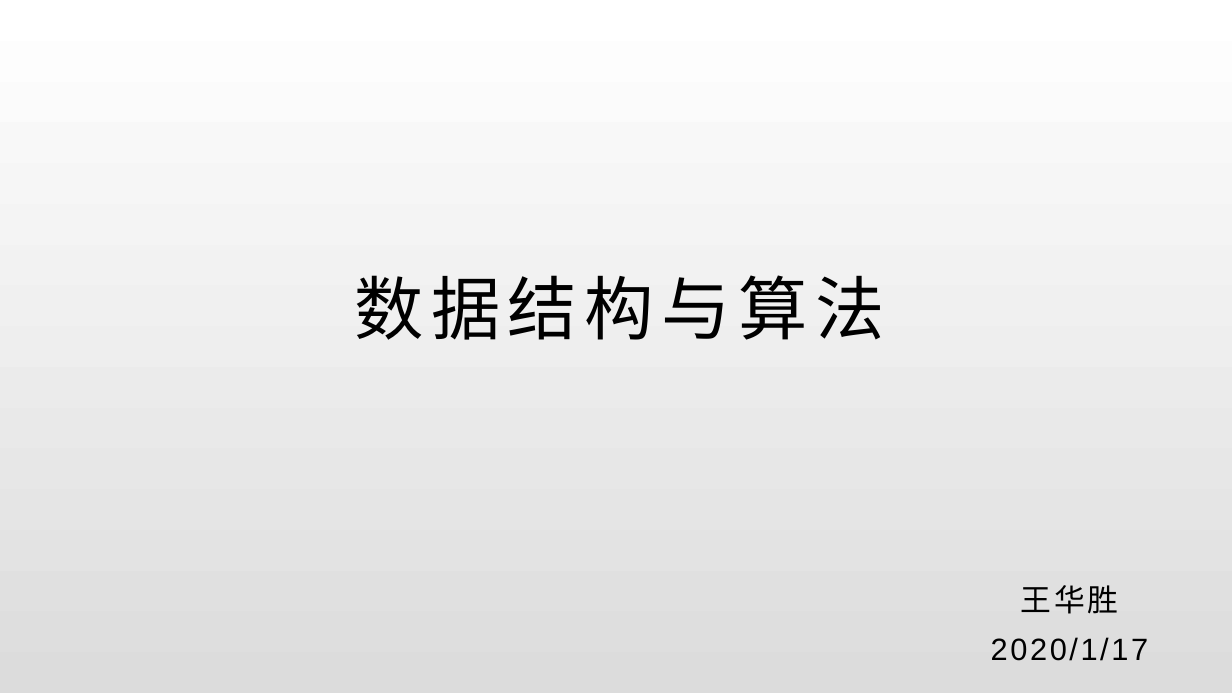
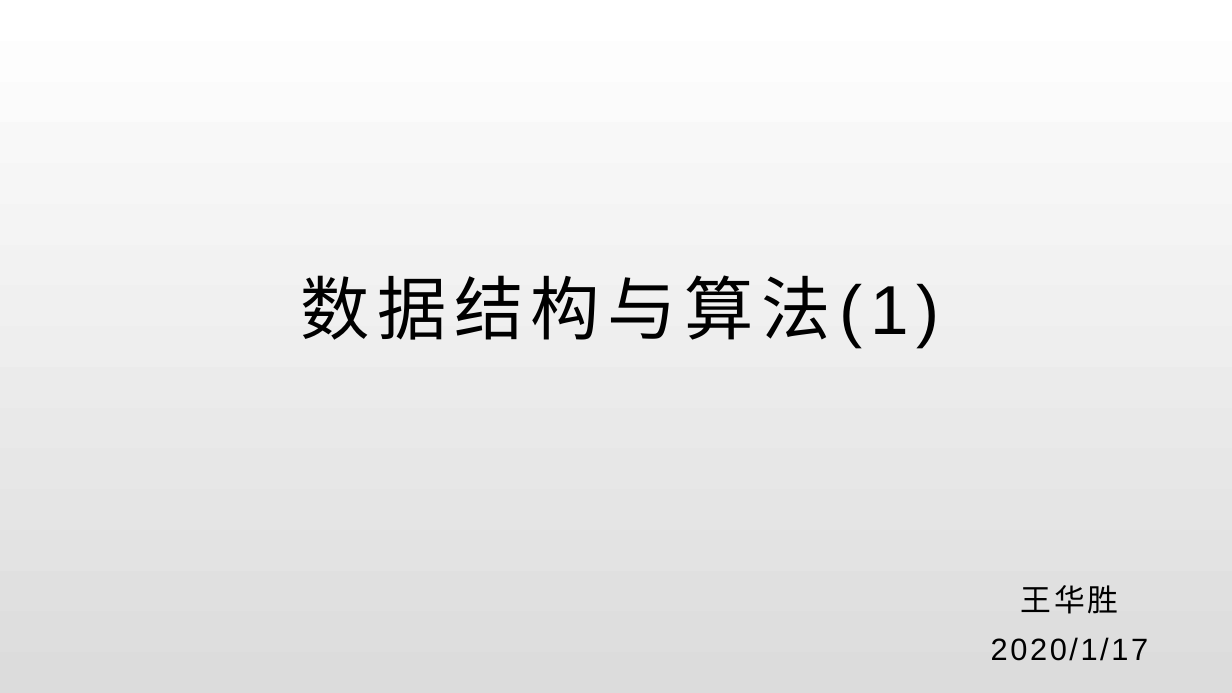
Before and after one commit to SSPUlearningteam1/WHS, a slide deck: slide 1 of 20200113-20190117王华胜.pptx. Drawn at 1232x693 pixels with LibreOffice and Linux fonts; fonts in the diff are those of the drawing. Boxes give left, top, right and bottom in pixels: in the first picture for what was removed or moved away, otherwise in the second. Text is boxed around its words. In the diff, an @@ line names an element or a change of style, - is before the commit and + after.

```diff
--- a/20200113-20190117王华胜.pptx
+++ b/20200113-20190117王华胜.pptx
@@ title at bbox=[300, 275, 939, 347]: text changed @@
-数据结构与算法
+数据结构与算法(1)
```
Also in this commit, not shown: 1 other slide changed, 5 slides added.
